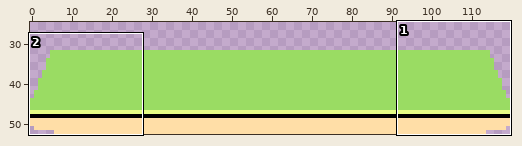
File history of a pixel-art file, src/assets/images/entities/ground.ase. The first picture is a wide view before the edit; the outline marks the close-up.
Close-up. Before the edit:
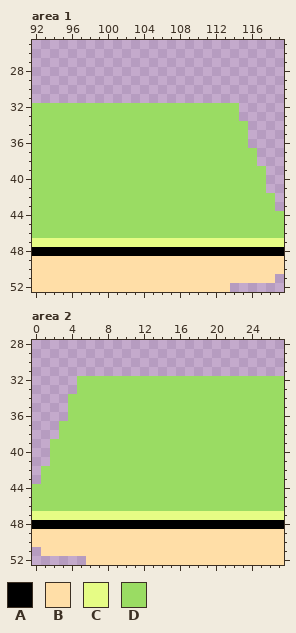
120x53 pixels, 1 frame. Shown: area 1: x 92..119, y 25..52; area 2: x 0..27, y 28..52. The wide view leaves out empty margins.
Palette (. is transparent): A #000000  B #ffdea7  C #e6fc85  D #9adc63
Pixels before, area 1, first column x 92:
32 DDDDDDDDDDDDDDDDDDDDDDD.....
33 DDDDDDDDDDDDDDDDDDDDDDD.....
34 DDDDDDDDDDDDDDDDDDDDDDDD....
35 DDDDDDDDDDDDDDDDDDDDDDDD....
36 DDDDDDDDDDDDDDDDDDDDDDDD....
37 DDDDDDDDDDDDDDDDDDDDDDDDD...
38 DDDDDDDDDDDDDDDDDDDDDDDDD...
39 DDDDDDDDDDDDDDDDDDDDDDDDDD..
40 DDDDDDDDDDDDDDDDDDDDDDDDDD..
41 DDDDDDDDDDDDDDDDDDDDDDDDDD..
42 DDDDDDDDDDDDDDDDDDDDDDDDDDD.
43 DDDDDDDDDDDDDDDDDDDDDDDDDDD.
44 DDDDDDDDDDDDDDDDDDDDDDDDDDDD
45 DDDDDDDDDDDDDDDDDDDDDDDDDDDD
46 DDDDDDDDDDDDDDDDDDDDDDDDDDDD
47 CCCCCCCCCCCCCCCCCCCCCCCCCCCC
48 AAAAAAAAAAAAAAAAAAAAAAAAAAAA
49 BBBBBBBBBBBBBBBBBBBBBBBBBBBB
50 BBBBBBBBBBBBBBBBBBBBBBBBBBBB
51 BBBBBBBBBBBBBBBBBBBBBBBBBBB.
52 BBBBBBBBBBBBBBBBBBBBBB......
Pixels before, area 2, first column x 0:
32 .....DDDDDDDDDDDDDDDDDDDDDDD
33 .....DDDDDDDDDDDDDDDDDDDDDDD
34 ....DDDDDDDDDDDDDDDDDDDDDDDD
35 ....DDDDDDDDDDDDDDDDDDDDDDDD
36 ....DDDDDDDDDDDDDDDDDDDDDDDD
37 ...DDDDDDDDDDDDDDDDDDDDDDDDD
38 ...DDDDDDDDDDDDDDDDDDDDDDDDD
39 ..DDDDDDDDDDDDDDDDDDDDDDDDDD
40 ..DDDDDDDDDDDDDDDDDDDDDDDDDD
41 ..DDDDDDDDDDDDDDDDDDDDDDDDDD
42 .DDDDDDDDDDDDDDDDDDDDDDDDDDD
43 .DDDDDDDDDDDDDDDDDDDDDDDDDDD
44 DDDDDDDDDDDDDDDDDDDDDDDDDDDD
45 DDDDDDDDDDDDDDDDDDDDDDDDDDDD
46 DDDDDDDDDDDDDDDDDDDDDDDDDDDD
47 CCCCCCCCCCCCCCCCCCCCCCCCCCCC
48 AAAAAAAAAAAAAAAAAAAAAAAAAAAA
49 BBBBBBBBBBBBBBBBBBBBBBBBBBBB
50 BBBBBBBBBBBBBBBBBBBBBBBBBBBB
51 .BBBBBBBBBBBBBBBBBBBBBBBBBBB
52 ......BBBBBBBBBBBBBBBBBBBBBB
After:
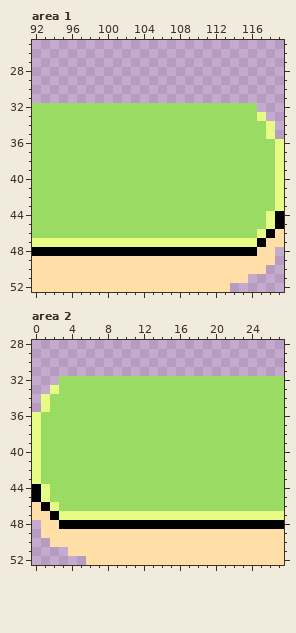
Edits made:
layer "Layer 1" added
Area 1, layers "Layer 1", "ground":
Colour A replaces colour C in row 47 at x 117.
Colour A replaces colour D in rows 44 to 45 at x 119; in row 46 at x 118.
Colour B replaces colour A in row 48 at x 117 to 118.
Colour B replaces colour C in row 47 at x 118 to 119.
Colour B replaces colour D in row 46 at x 119.
Colour C is added in row 33 at x 117; in rows 34 to 35 at x 118; in rows 36 to 43 at x 119.
Colour C replaces colour D in rows 44 to 45 at x 118; in row 46 at x 117.
Colour D is added in rows 32 to 33 at x 115 to 116; in rows 34 to 35 at x 116 to 117; in row 36 at x 116 to 118; in rows 37 to 38 at x 117 to 118; in rows 39 to 41 at x 118.
The edit erases colour A in row 48 at x 119.
The edit erases colour B in row 49 at x 119; in row 50 at x 118 to 119; in row 51 at x 116 to 118.
Area 2, layers "Layer 1", "ground":
Colour A replaces colour C in row 47 at x 2.
Colour A replaces colour D in rows 44 to 45 at x 0; in row 46 at x 1.
Colour B replaces colour A in row 48 at x 1 to 2.
Colour B replaces colour C in row 47 at x 0 to 1.
Colour B replaces colour D in row 46 at x 0.
Colour C is added in row 33 at x 2; in rows 34 to 35 at x 1; in rows 36 to 43 at x 0.
Colour C replaces colour D in rows 44 to 45 at x 1; in row 46 at x 2.
Colour D is added in rows 32 to 33 at x 3 to 4; in rows 34 to 35 at x 2 to 3; in row 36 at x 1 to 3; in rows 37 to 38 at x 1 to 2; in rows 39 to 41 at x 1.
The edit erases colour A in row 48 at x 0.
The edit erases colour B in row 49 at x 0; in row 50 at x 0 to 1; in row 51 at x 1 to 3.
Pixel boxes of the changes (left, top, right, bottom) in both close-ups:
changed: (239, 103, 284, 283)
changed: (32, 376, 77, 556)
